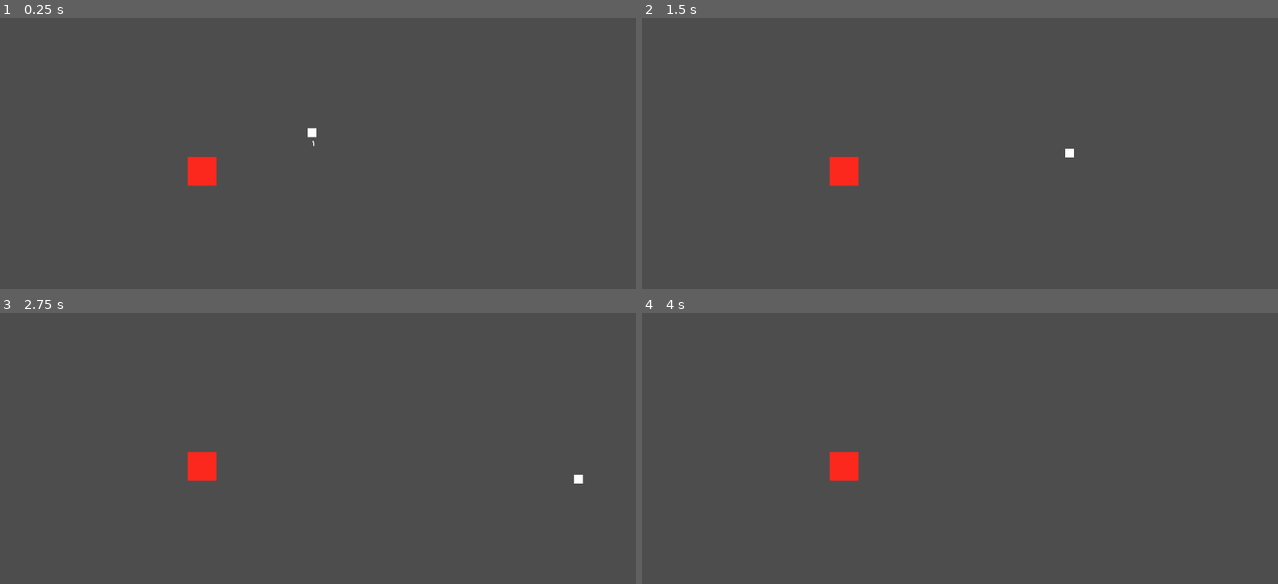
Above: before the commit, frames 1-4 (two rows, left to right).
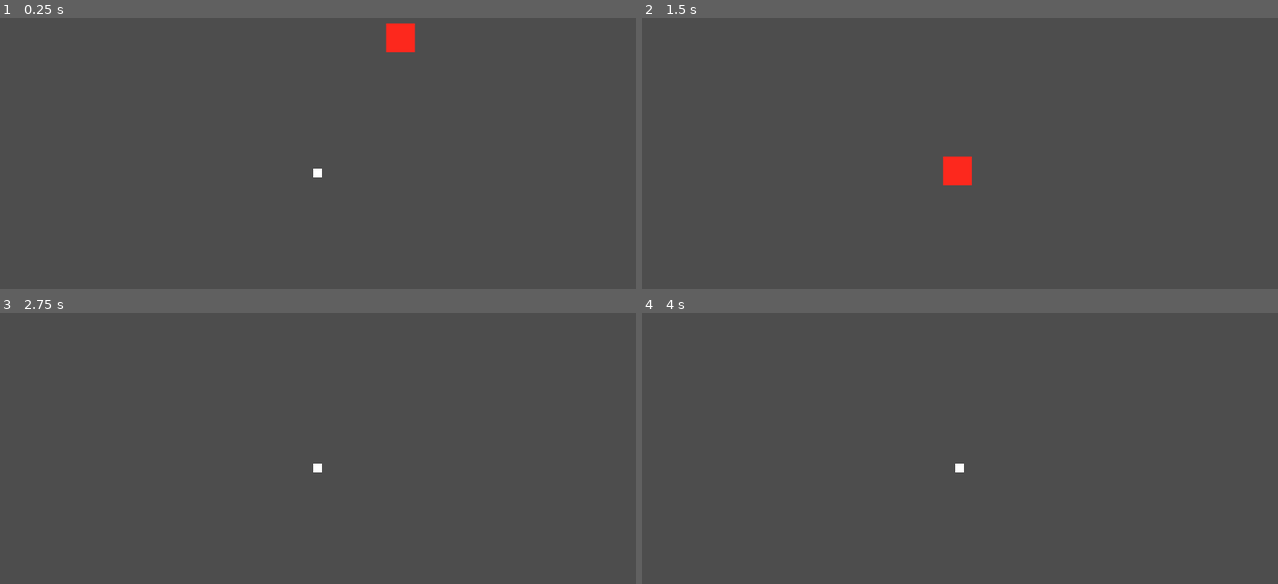
Above: after the commit, the same moments.

Repository: Revarsel/Planet_Loop
Game: Godot game, scene res://Scenes/world.tscn
Same seed, same stepped clock (60 frames per second), same inputs: the game is played once before the commit and once after it.
Inputs (mouse positions are in pixels of both pictures, inside the frame that each line leads up to):
- Up to frame 1 (0.25 s): no input
- Up to frame 2 (1.5 s): tap Enter at 0.5 s; move the mouse to (1099, 156) at 0.52 s; click (1099, 156) at 0.67 s; move the mouse to (832, 191) at 1.27 s; click (832, 191) at 1.42 s
- Up to frame 3 (2.75 s): move the mouse to (381, 388) at 2.02 s; click (381, 388) at 2.17 s
- Up to frame 4 (4 s): move the mouse to (928, 540) at 2.77 s; click (928, 540) at 2.92 s; move the mouse to (1150, 521) at 3.52 s; click (1150, 521) at 3.67 s

The runs differ from the first frame. In frame 1, 1.1% of the frame differs, in the area x 29-66%, y 1-63%; in frame 2, 1.1%; in frame 3, 0.6%; in frame 4, 0.5%.

Commit message:
some progress c:

Diff:
--- a/Scenes/planet.tscn
+++ b/Scenes/planet.tscn
@@ -3,12 +3,13 @@
 [ext_resource type="Script" uid="uid://ctp2ijkmuavnm" path="res://Scripts/planet.gd" id="1_xehyc"]
 
 [sub_resource type="CircleShape2D" id="CircleShape2D_kg0dd"]
-radius = 30.0
+radius = 300.0
 
 [node name="Planet" type="StaticBody2D"]
 collision_layer = 0
 script = ExtResource("1_xehyc")
-gravity = 1000.0
+gravity = 10000.0
+max_distance = 750
 
 [node name="CollisionShape2D" type="CollisionShape2D" parent="."]
 shape = SubResource("CircleShape2D_kg0dd")
@@ -26,3 +27,8 @@
 grow_horizontal = 2
 grow_vertical = 2
 color = Color(0.990529, 0.15805, 0.113963, 1)
+
+[node name="Area2D" type="Area2D" parent="."]
+
+[node name="CollisionShape2D" type="CollisionShape2D" parent="Area2D"]
+shape = SubResource("CircleShape2D_kg0dd")
--- a/Scenes/player.tscn
+++ b/Scenes/player.tscn
@@ -1,11 +1,20 @@
-[gd_scene load_steps=3 format=3 uid="uid://d1v78v08q0431"]
+[gd_scene load_steps=5 format=3 uid="uid://d1v78v08q0431"]
 
 [ext_resource type="Script" uid="uid://dmf72nab1roco" path="res://Scripts/player.gd" id="1_v0iea"]
 
 [sub_resource type="CircleShape2D" id="CircleShape2D_f60y1"]
 
+[sub_resource type="Curve" id="Curve_v0iea"]
+_data = [Vector2(0, 1), 0.0, -0.5, 0, 1, Vector2(1, 0.5), -0.5, 0.0, 1, 0]
+point_count = 2
+
+[sub_resource type="Gradient" id="Gradient_v0iea"]
+colors = PackedColorArray(0.4187, 0.69809, 0.393224, 1, 0.903935, 0.763777, 0.741653, 1)
+
 [node name="Player" type="RigidBody2D" groups=["player"]]
+linear_damp = 0.1
 script = ExtResource("1_v0iea")
+throw_strength = 3000
 
 [node name="CollisionShape2D" type="CollisionShape2D" parent="."]
 shape = SubResource("CircleShape2D_f60y1")
@@ -25,6 +34,13 @@
 grow_horizontal = 2
 grow_vertical = 2
 
+[node name="Line2D2" type="Line2D" parent="."]
+points = PackedVector2Array(0, 0, 114, 0)
+width = 3.0
+default_color = Color(0.184, 0.184, 0.184, 0.669)
+
 [node name="Line2D" type="Line2D" parent="."]
 points = PackedVector2Array(0, 0, 94, 0)
-width = 2.0
+width = 5.0
+width_curve = SubResource("Curve_v0iea")
+gradient = SubResource("Gradient_v0iea")
--- a/Scenes/world.tscn
+++ b/Scenes/world.tscn
@@ -1,14 +1,25 @@
-[gd_scene load_steps=3 format=3 uid="uid://bs6raedppu003"]
+[gd_scene load_steps=4 format=3 uid="uid://bs6raedppu003"]
 
+[ext_resource type="Script" uid="uid://b17agoqotreoi" path="res://Scripts/camera_2d.gd" id="1_5a7ea"]
 [ext_resource type="PackedScene" uid="uid://d1v78v08q0431" path="res://Scenes/player.tscn" id="1_a02cp"]
 [ext_resource type="PackedScene" uid="uid://w6a8ecucjs34" path="res://Scenes/planet.tscn" id="2_go701"]
 
 [node name="World" type="Node2D"]
 
+[node name="Camera2D" type="Camera2D" parent="."]
+position = Vector2(576, 324)
+script = ExtResource("1_5a7ea")
+
 [node name="Node2D" type="Node2D" parent="."]
 
 [node name="Player" parent="." instance=ExtResource("1_a02cp")]
-position = Vector2(566, 251)
+position = Vector2(217, 566)
 
 [node name="Planet" parent="." instance=ExtResource("2_go701")]
 position = Vector2(367, 321)
+
+[node name="Planet2" parent="." instance=ExtResource("2_go701")]
+position = Vector2(1262, 956)
+
+[node name="Planet3" parent="." instance=ExtResource("2_go701")]
+position = Vector2(1344, 237)
--- /dev/null
+++ b/Scripts/Signals.gd
@@ -0,0 +1,6 @@
+extends Node
+
+signal planet_destroyed
+
+func emit_planet_destroyed():
+	planet_destroyed.emit()
--- /dev/null
+++ b/Scripts/camera_2d.gd
@@ -0,0 +1,8 @@
+extends Camera2D
+
+var player: RigidBody2D
+
+func _process(delta: float) -> void:
+	player = get_tree().get_first_node_in_group("player")
+	if player != null:
+		global_position = player.global_position
--- a/Scripts/planet.gd
+++ b/Scripts/planet.gd
@@ -3,12 +3,44 @@
 @export var gravity: float
 var player: RigidBody2D
 
+@onready var area: Area2D = $Area2D
+
+var calculate: bool = false
+var curr_angle: float = 0
+var prev_angle: float = 0
+var total_angle: float = 0
+
+@export var max_distance: int = 500
+
+func _ready() -> void:
+	area.body_entered.connect(_on_body_entered)
+	area.body_exited.connect(_on_body_exited)
+
 func _process(delta: float) -> void:
+	Engine.time_scale = 2
 	player = get_tree().get_first_node_in_group("player")
 	if player != null:
 		if player.aiming:
 			return
-		var distance = global_position - player.global_position
-		var length = max(distance.length(), 0.1)
-		var force = gravity * 10 / length
-		player.apply_force(distance.normalized() * force)
+		var distance: = global_position - player.global_position
+		var length: float = max(distance.length(), 250)
+		var force: = gravity * 2000 / (length * length)
+		player.apply_force(distance.normalized() * force * int(length < max_distance))
+		if calculate:
+			curr_angle = abs((player.global_position - global_position).angle())
+			total_angle += abs(curr_angle - prev_angle)
+			prev_angle = curr_angle
+
+			if total_angle > TAU:
+				Signals.emit_planet_destroyed()
+				queue_free()
+
+func _on_body_entered(area: Node2D):
+	curr_angle = abs((player.global_position - global_position).angle())
+	prev_angle = curr_angle
+	total_angle = 0
+	calculate = true
+
+func _on_body_exited(area: Node2D):
+	total_angle = 0
+	calculate = false
--- a/Scripts/player.gd
+++ b/Scripts/player.gd
@@ -4,11 +4,15 @@
 var aiming: bool = true
 
 @export var max_mouse_dist: int = 300
-var line_max = 100
+var line_max = 150
 
 @export var throw_strength: int = 2000
 
 @onready var line: Line2D = $Line2D
+@onready var line1: Line2D = $Line2D2
+
+func _ready() -> void:
+	Signals.planet_destroyed.connect(_planet_destroyed)
 
 func _process(delta: float) -> void:
 	if !aiming:
@@ -20,12 +24,21 @@
 	var strength = min(mouse_dist.length() / max_mouse_dist, 1)
 
 	var min_line_length = mouse_dist.normalized() * 15
-	var line_length = min_line_length + max(strength - 0.15, 0) * line_max * mouse_dist.normalized()
+	var max_line_length = min_line_length + mouse_dist.normalized() * line_max
+	var line_length = min_line_length + strength * line_max * mouse_dist.normalized()
 	line.set_point_position(0, min_line_length)
 	line.set_point_position(1, line_length)
+	line1.set_point_position(0, min_line_length)
+	line1.set_point_position(1, max_line_length)
 	if mouse_click:
-		#print(strength)
+		freeze = false
 		apply_force(mouse_dist.normalized() * strength * 10 * throw_strength)
-		line.set_point_position(1, Vector2(0,0))
-		line.set_point_position(0, Vector2(0,0))
+		line.visible = false
+		line1.visible = false
 		aiming = false
+
+func _planet_destroyed():
+	aiming = true
+	line.visible = true
+	line1.visible = true
+	freeze = true
--- a/project.godot
+++ b/project.godot
@@ -15,6 +15,10 @@
 config/features=PackedStringArray("4.4", "Forward Plus")
 config/icon="res://icon.svg"
 
+[autoload]
+
+Signals="*res://Scripts/Signals.gd"
+
 [global_group]
 
 player=""
Not shown, added: Scripts/Signals.gd.uid
Not shown, added: Scripts/camera_2d.gd.uid
